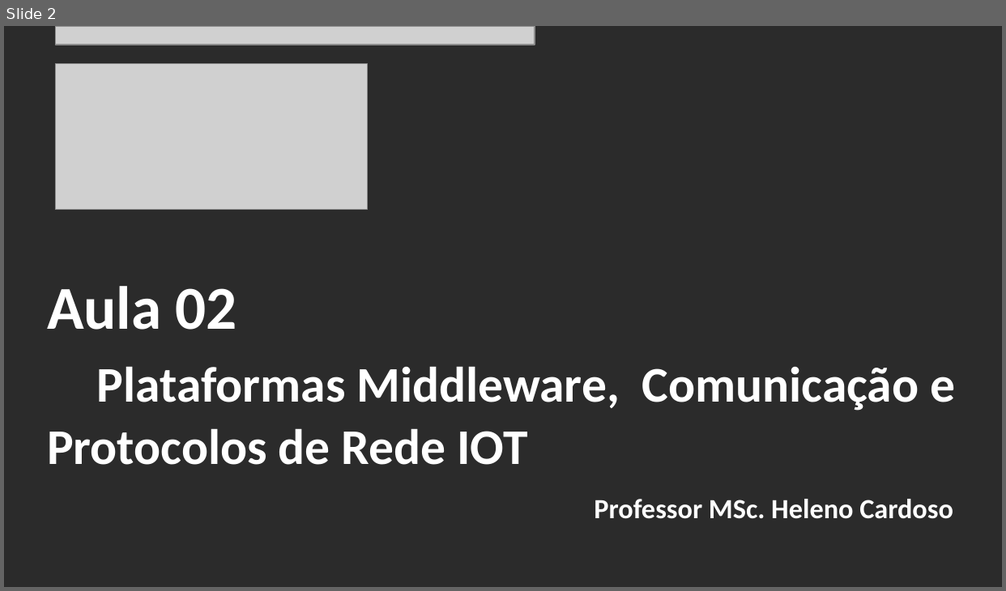
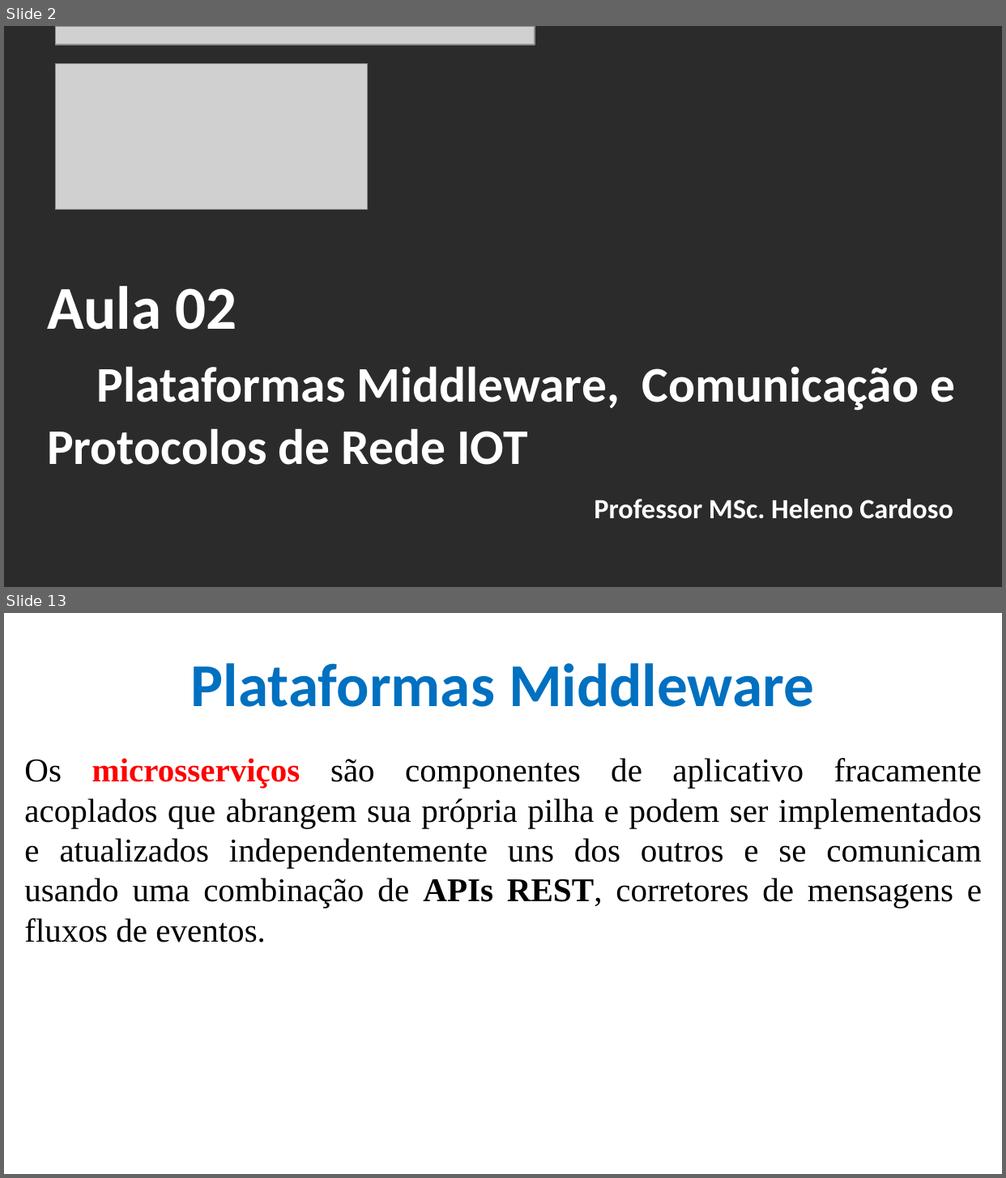
Before and after one commit to CloudEducationBrazil/WydenArea1AplicacaoCloudIndustria40Python, a slide deck: 01 Classes/Aula 02 - Aplicação Cloud Indústria 40 Python.pptx. Shown one above the other, each under a label of ours: slide 2 before the commit, slides 2 and 13 after it; the slides between them are not shown. The pictures are 1006x591 and 1006x1178 pixels, drawn with LibreOffice and Linux fonts; fonts in the diff are those of the drawing; grey boxes stand for pictures; background and template pictures are left out; a plain dark background stands for a picture behind light text. Boxes give left, top, right and bottom in pixels: in the first picture for what was removed or moved away, otherwise in the second. Text is boxed around its words. In the diff, an @@ line names an element or a change of style, - is before the commit and + after.

```diff
--- a/01 Classes/Aula 02 - Aplicação Cloud Indústria 40 Python.pptx
+++ b/01 Classes/Aula 02 - Aplicação Cloud Indústria 40 Python.pptx
@@ slide 13 added at (x1=4, y1=613, x2=1002, y2=1174), background picture (left out) @@
@@ title added at (x1=191, y1=663, x2=814, y2=707), 44 pt, text #0070C0, bold @@
+Plataformas Middleware
@@ text added at (x1=24, y1=758, x2=982, y2=943), 24 pt, text #000000 @@
+Os microsserviços são componentes de aplicativo fracamente acoplados que abrangem sua própria pilha e podem ser implementados e atualizados independentemente uns dos outros e se comunicam usando uma combinação de APIs REST, corretores de mensagens e fluxos de eventos.
```
Also in this commit, not shown: 8 slides changed, 21 other slides added, 2 other files.
